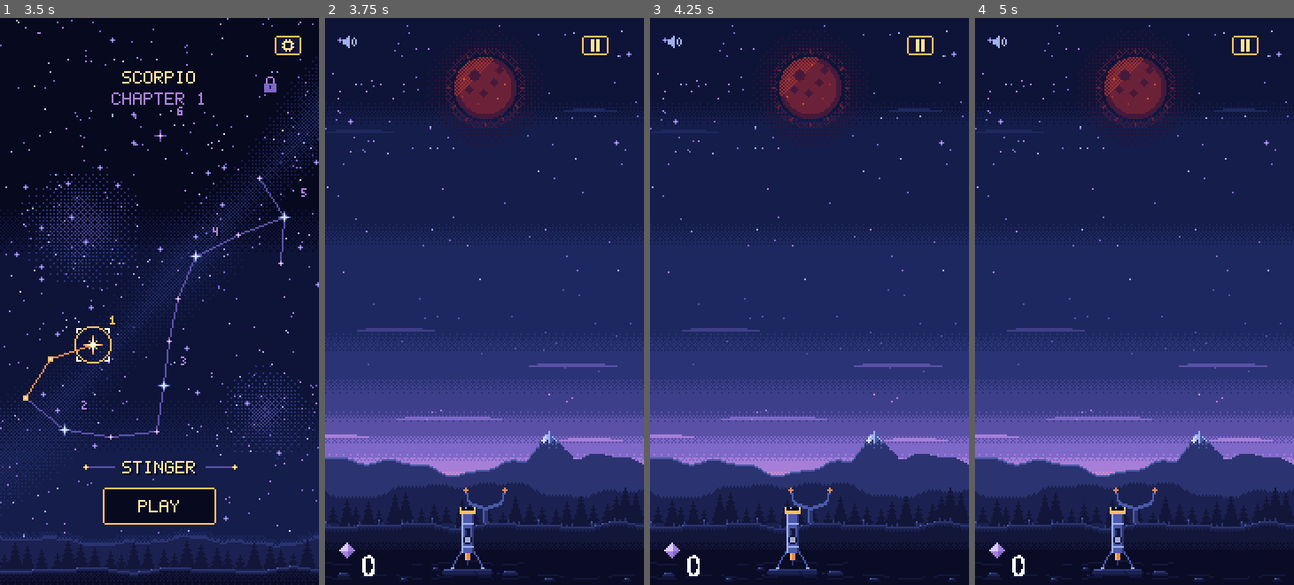
Above: before the commit, frames 1-4 (left to right).
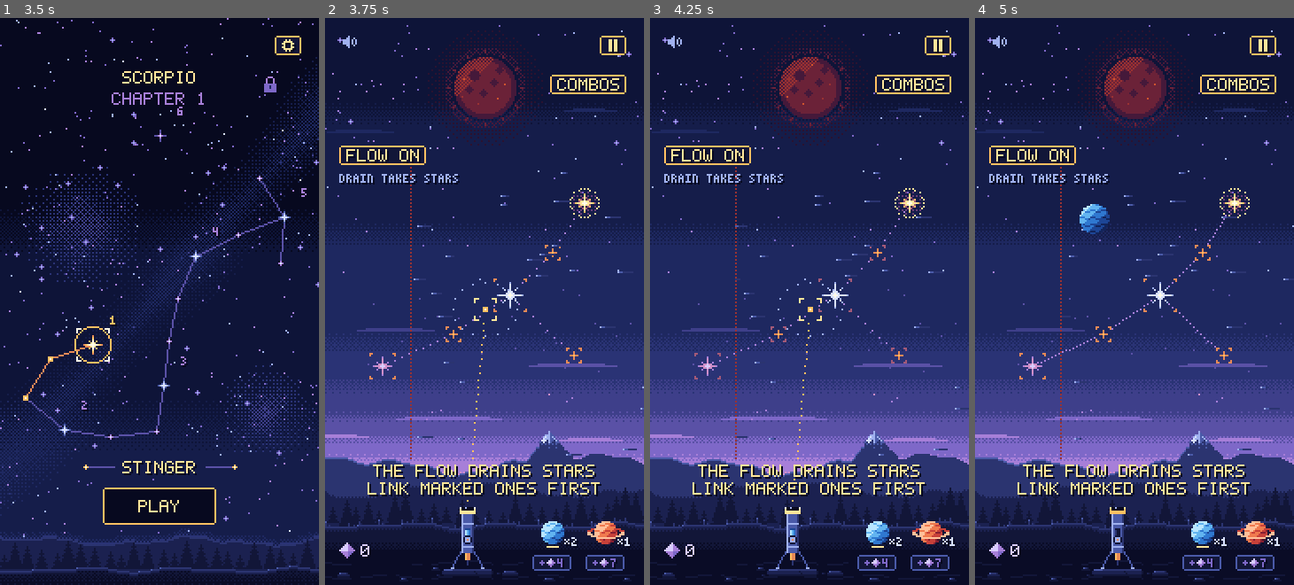
Above: after the commit, the same moments.

Repository: mrafael1/DustInSpace
Game: Godot game, scene res://game/scenes/app.tscn
The game is run twice, just before and just after one commit, with the same random seed, the same clock (stepped at 60 frames per second) and the same inputs.
Inputs (mouse positions are in pixels of both pictures, inside the frame that each line leads up to):
- Up to frame 1 (3.5 s): tap Enter at 0.5 s; move the mouse to (229, 273) at 0.52 s; hold Shift 0.53-1.25 s; click (229, 273) at 0.67 s; drag from (95, 329) to (143, 414) at 1.27 s; move the mouse to (191, 176) at 2.02 s; tap Ctrl at 2.1 s; drag from (143, 414) to (63, 216) at 2.77 s
- Up to frame 2 (3.75 s): move the mouse to (580, 386) at 3.52 s; hold A from 3.53 s (still down); tap G at 3.6 s
- Up to frame 3 (4.25 s): keep holding A
- Up to frame 4 (5 s): release A at 4.25 s; drag from (1038, 216) to (1086, 159) at 4.27 s

Frame 1 is identical in both runs. In frame 2, 5.6% of the frame differs, in the area x 4-100%, y 3-99%; in frame 3, 5.6%; in frame 4, 5.8%.
Error before the commit: Parse Error: Cannot find member "LOW" in base "StarWave". (res://game/ui/hud.gd:522)

Commit message:
feat: the wave's cue, rush and crash follow its way, on either water line
Co-Authored-By: Claude Opus 5.5 <noreply@anthropic.com>

Diff:
--- a/game/scenes/seam_view.gd
+++ b/game/scenes/seam_view.gd
@@ -121,12 +121,12 @@
 		if settled:
 			_follow_wave()
 ## The side the wave's cue shows (StarWave.LOW or HIGH; 0: none comes with the next launch).
-var _cue_side: int = 0
+var _cue_way: Vector2i = Vector2i.ZERO
 ## The wave playing: its side, and the seconds since it began (-1: none).
-var _sweep_side: int = 0
+var _sweep_way: Vector2i = Vector2i.ZERO
 var _sweep_age: float = -1.0
 ## The side cued once the wave playing is over.
-var _next_cue: int = 0
+var _next_cue: Vector2i = Vector2i.ZERO
 ## Where the stars the wave playing takes stand, as it sets off.
 var _caught: Array[Vector2i] = []
 ## Stars lost to a splash cutting out: where each left the sky, and the seconds since.
@@ -143,7 +143,7 @@
 	_ripple_age = -1.0
 	_blocking_left = 0.0
 	_sweep_age = -1.0
-	_cue_side = 0
+	_cue_way = Vector2i.ZERO
 	_losses.clear()
 	aiming = false
 	_time = 0.0
@@ -185,12 +185,12 @@
 
 
 ## The wave wipes `side` (StarWave.LOW or HIGH), taking the stars at `caught`; the next one sweeps
-## `next_side`, cued once it has played.
-func sweep(side: int, next_side: int, caught: Array[Vector2i] = []) -> void:
-	_sweep_side = side
+## `next_way`, cued once it has played.
+func sweep(way: Vector2i, next_way: Vector2i, caught: Array[Vector2i] = []) -> void:
+	_sweep_way = way
 	_sweep_age = 0.0
-	_cue_side = 0
-	_next_cue = next_side
+	_cue_way = Vector2i.ZERO
+	_next_cue = next_way
 	_caught = caught
 	queue_redraw()
 
@@ -205,17 +205,17 @@
 	return WINDUP_TIME + SWEEP_TIME
 
 
-## The side the cue shows (0: none).
-func cue_side() -> int:
-	return _cue_side
+## The way the cued wave will rush (ZERO: none comes).
+func cue_way() -> Vector2i:
+	return _cue_way
 
 
 ## Seconds after the wave sets off (wind-up included) that it reaches `point`, on its way from the
 ## line to the edge.
-func sweep_delay(side: int, point: Vector2i) -> float:
-	var wave: StarWave = _run.wave
-	var across: int = point.x if wave.vertical else point.y
-	var d: float = clampf(float(absi(across - wave.line)) / maxf(1.0, float(_sweep_span(side))), 0.0, 1.0)
+func sweep_delay(way: Vector2i, point: Vector2i) -> float:
+	var vertical: bool = way.x != 0
+	var across: int = point.x if vertical else point.y
+	var d: float = clampf(float(absi(across - line_of(way))) / maxf(1.0, float(_sweep_span(way))), 0.0, 1.0)
 	return WINDUP_TIME + rush_time(d) * SWEEP_TIME
 
 
@@ -231,12 +231,19 @@
 	return 1.0 - sqrt(1.0 - clampf(d, 0.0, 1.0))
 
 
-## Where a star the wave catches at `at` is carried to: the sky's edge on `side`, in line with it.
-func carry_point(side: int, at: Vector2i) -> Vector2i:
+## Where a star the wave rushing `way` catches at `at` is carried to: the sky's edge that way, in
+## line with it.
+func carry_point(way: Vector2i, at: Vector2i) -> Vector2i:
 	var inner: Rect2i = StarScatter.inner_rect(_run.sky_rect)
-	if _run.wave.vertical:
-		return Vector2i(inner.position.x if side < 0 else inner.end.x - 1, at.y)
-	return Vector2i(at.x, inner.position.y if side < 0 else inner.end.y - 1)
+	if way.x != 0:
+		return Vector2i(inner.position.x if way.x < 0 else inner.end.x - 1, at.y)
+	return Vector2i(at.x, inner.position.y if way.y < 0 else inner.end.y - 1)
+
+
+## The water line a wave rushing `way` rises off: x of the line up and down, else y of the line
+## across.
+func line_of(way: Vector2i) -> int:
+	return _run.wave.middle.x if way.x != 0 else _run.wave.middle.y
 
 
 ## A star the splash pushed out of the sky cuts out at `at`, the edge it left by.
@@ -284,9 +291,9 @@
 		_sweep_age += delta
 		if _sweep_age >= WINDUP_TIME + SWEEP_TIME + CRASH_TIME:
 			_sweep_age = -1.0
-			_cue_side = _next_cue if _run.wave != null and _run.wave.strikes_next() and not _run.is_over() else 0
+			_cue_way = _next_cue if _run.wave != null and _run.wave.strikes_next() and not _run.is_over() else Vector2i.ZERO
 		queue_redraw()
-	if _run != null and _run.wave != null and _cue_side != 0 and floori(_time / MARCH_STEP) != floori((_time - delta) / MARCH_STEP):
+	if _run != null and _run.wave != null and _cue_way != Vector2i.ZERO and floori(_time / MARCH_STEP) != floori((_time - delta) / MARCH_STEP):
 		queue_redraw()
 	if _splash_age < 0.0:
 		return
@@ -379,18 +386,18 @@
 	var result: Dictionary[Vector2i, Color] = {}
 	var wave: StarWave = _run.wave
 	if _sweep_age >= 0.0:
-		result.merge(sweep_pixels(_sweep_side, wave.line, wave.vertical, _run.sky_rect, _sweep_age), true)
+		result.merge(sweep_pixels(_sweep_way.x + _sweep_way.y, line_of(_sweep_way), _sweep_way.x != 0, _run.sky_rect, _sweep_age), true)
 		for at: Vector2i in _caught:
-			var reached: float = _sweep_age - sweep_delay(_sweep_side, at)
+			var reached: float = _sweep_age - sweep_delay(_sweep_way, at)
 			if reached < 0.0:
 				# Still to come: its ring crawls fast.
 				result.merge(HarvestView.lone_ring_pixels(at, Star.Size.MEDIUM, _sweep_age * 3.0), true)
 			elif reached < CATCH_FLASH:
 				result.merge(ring_pixels(at, 4 + roundi(reached / CATCH_FLASH * 3.0), Palette.M6, 20), true)
 		return result
-	if _cue_side == 0:
+	if _cue_way == Vector2i.ZERO:
 		return result
-	result.merge(wave_cue_pixels(_cue_side, wave.line, wave.vertical, _run.sky_rect, _time), true)
+	result.merge(wave_cue_pixels(_cue_way.x + _cue_way.y, line_of(_cue_way), _cue_way.x != 0, _run.sky_rect, _time), true)
 	if settled and not aiming:
 		for id: int in _run.wave_risk():
 			var star: Star = _run.find_star(id)
@@ -627,16 +634,16 @@
 func _follow_wave() -> void:
 	if _run == null or _run.wave == null or _sweep_age >= 0.0:
 		return
-	var side: int = _run.wave.next_side() if _run.wave.strikes_next() and not _run.is_over() else 0
-	if side != _cue_side:
-		_cue_side = side
+	var way: Vector2i = _run.wave.next_way() if _run.wave.strikes_next() and not _run.is_over() else Vector2i.ZERO
+	if way != _cue_way:
+		_cue_way = way
 		queue_redraw()
 
 
-## From the line to the sky's edge on `side`, px.
-func _sweep_span(side: int) -> int:
-	var wave: StarWave = _run.wave
+## From the line a wave rushing `way` rises off to the sky's edge that way, px.
+func _sweep_span(way: Vector2i) -> int:
 	var sky: Rect2i = _run.sky_rect
-	if wave.vertical:
-		return (wave.line - sky.position.x) if side < 0 else (sky.end.x - 1 - wave.line)
-	return (wave.line - sky.position.y) if side < 0 else (sky.end.y - 1 - wave.line)
+	var line: int = line_of(way)
+	if way.x != 0:
+		return (line - sky.position.x) if way.x < 0 else (sky.end.x - 1 - line)
+	return (line - sky.position.y) if way.y < 0 else (sky.end.y - 1 - line)
--- a/game/scenes/sky.gd
+++ b/game/scenes/sky.gd
@@ -882,14 +882,14 @@
 	_sequencer.hold(maxf(SeamView.RIPPLE_TIME, StarView.DRIFT_TIME if not moves.is_empty() else 0.0))
 
 
-## Pisces's wave wipes `side` of the water line: it rears up, rushes from the line to the sky's edge
+## Pisces's wave rushes `way` off its water line: it rears up, rushes from the line to the sky's edge
 ## and crashes there; each `lost` star flashes as it reaches it and is carried on to the edge, where
 ## it bursts in droplets, for nothing. The next side is cued after.
-func _wave(side: int, lost: Array, next_side: int) -> void:
+func _wave(way: Vector2i, lost: Array, next_way: Vector2i) -> void:
 	var caught: Array[Vector2i] = []
 	for star: Star in lost:
 		caught.append(star.position)
-	_seam.sweep(side, next_side, caught)
+	_seam.sweep(way, next_way, caught)
 	_sequencer.hold(SeamView.sweep_hold())
 	for star: Star in lost:
 		var view: StarView = _views.get(star.id)
@@ -898,8 +898,8 @@
 		_views.erase(star.id)
 		# It rides the crest from where the wall reaches it to the edge, bursting there as it crashes.
 		var from: Vector2i = star.position
-		var to: Vector2i = _seam.carry_point(side, from)
-		var reached: float = _seam.sweep_delay(side, from)
+		var to: Vector2i = _seam.carry_point(way, from)
+		var reached: float = _seam.sweep_delay(way, from)
 		var share: float = (reached - SeamView.WINDUP_TIME) / SeamView.SWEEP_TIME
 		var tween: Tween = create_tween()
 		tween.tween_interval(reached)
--- a/game/ui/hud.gd
+++ b/game/ui/hud.gd
@@ -518,9 +518,14 @@
 
 ## The side the next wave wipes, said: TOP or BOTTOM (LEFT or RIGHT on a line up and down).
 static func wave_side_name(wave: StarWave) -> String:
-	if wave.vertical:
-		return "LEFT" if wave.next_side() == StarWave.LOW else "RIGHT"
-	return "TOP" if wave.next_side() == StarWave.LOW else "BOTTOM"
+	match wave.next_way():
+		Vector2i.UP:
+			return "TOP"
+		Vector2i.DOWN:
+			return "BOTTOM"
+		Vector2i.LEFT:
+			return "LEFT"
+	return "RIGHT"
 
 
 ## What Virgo's message says: the scythe's clock, the bound sheaves where it binds, tied at once,
